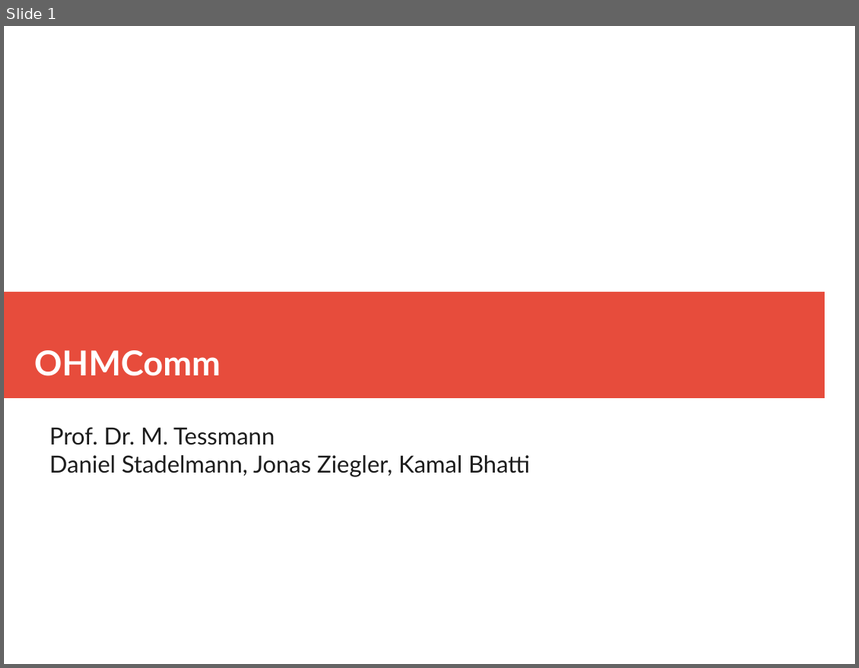
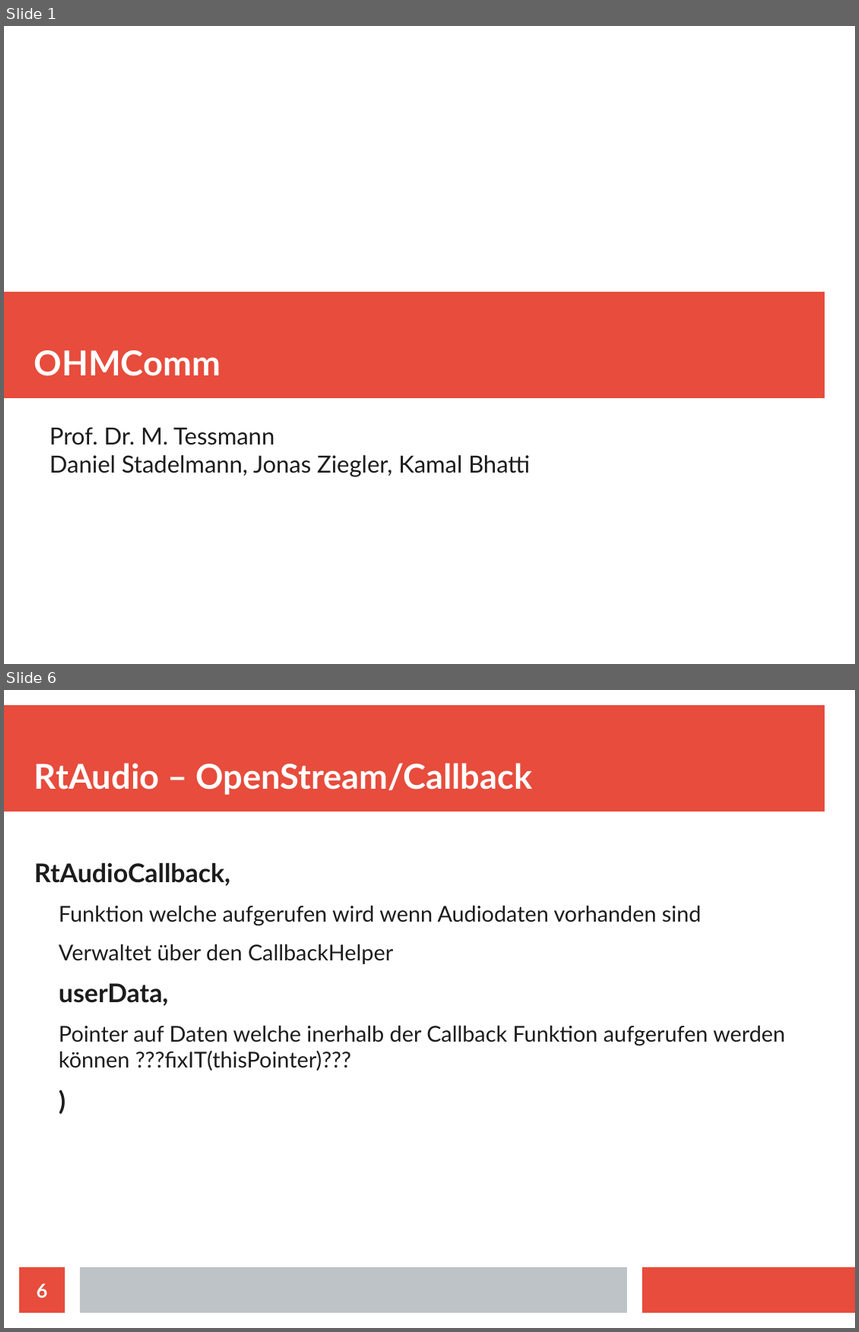
Before and after one commit to doe300/OHMComm, a slide deck: documents/OHMCommPres.odp. Shown one above the other, each under a label of ours: slide 1 before the commit, slides 1 and 6 after it; the slides between them are not shown. The pictures are 859x668 and 859x1332 pixels, drawn with LibreOffice and Linux fonts; fonts in the diff are those of the drawing. Boxes give left, top, right and bottom in pixels: in the first picture for what was removed or moved away, otherwise in the second. Text is boxed around its words. In the diff, an @@ line names an element or a change of style, - is before the commit and + after.

Commit message:
Updated Presentation
Added first version of RtAudio Presentation

```diff
--- a/documents/OHMCommPres.odp
+++ b/documents/OHMCommPres.odp
@@ slide 6 added at <box>4,690,855,1328</box>, background #FFFFFF @@
@@ rectangle added at <box>4,705,825,812</box>, fill #E74C3C @@
@@ title added at <box>34,763,533,795</box>, 32 pt, text #FFFFFF, bold @@
+RtAudio – OpenStream/Callback
@@ text added at <box>34,863,785,1071</box>, 20.4 pt, text #1C1C1C @@
+RtAudioCallback,
+  Funktion welche aufgerufen wird wenn Audiodaten vorhanden sind
+  Verwaltet über den CallbackHelper
+userData,
+  Pointer auf Daten welche inerhalb der Callback Funktion aufgerufen werden können ???fixIT(thisPointer)???
+)
@@ page number added at <box>19,1268,65,1313</box>, fill #E74C3C, 18 pt, text #FFFFFF, bold @@
+6
@@ rectangle added at <box>80,1268,627,1313</box>, fill #BDC3C7 @@
@@ rectangle added at <box>643,1268,855,1313</box>, fill #E74C3C @@
```
Also in this commit, not shown: 1 slide changed, 4 other slides added, 1 slide removed.
